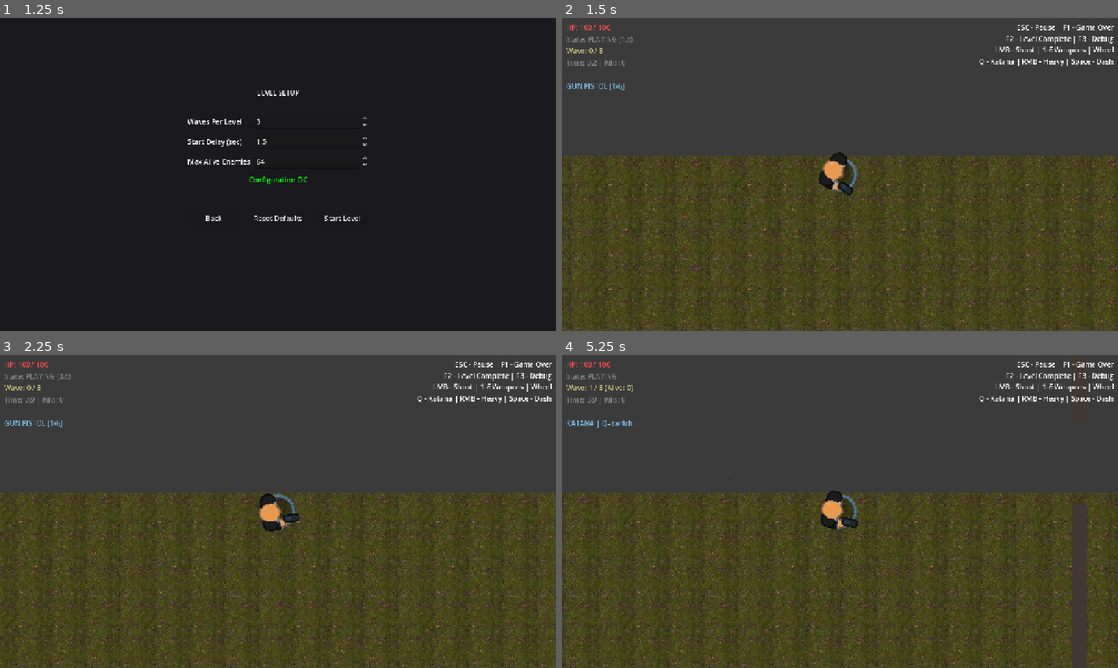
Above: before the commit, frames 1-4 (two rows, left to right).
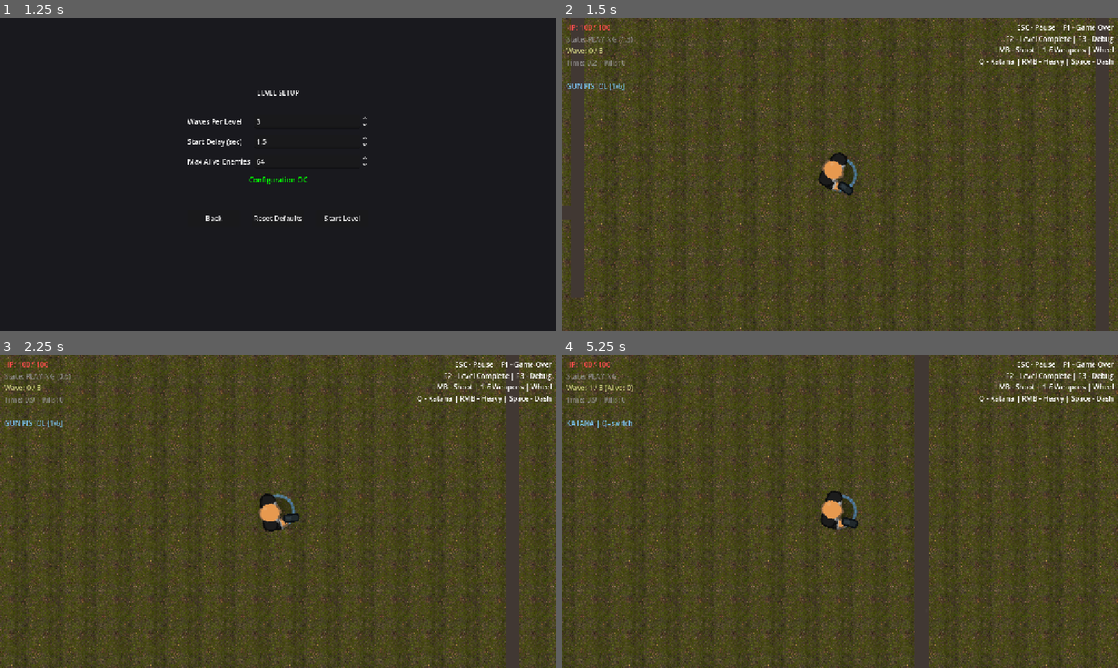
Above: after the commit, the same moments.

Repository: Alex-cat-ui/arena-shooter
Game: Godot game, scene res://scenes/app_root.tscn
Same seed, same stepped clock (60 frames per second), same inputs: the game is played once before the commit and once after it.
Inputs (mouse positions are in pixels of both pictures, inside the frame that each line leads up to):
- Up to frame 1 (1.25 s): click "New Game" at 0.5 s
- Up to frame 2 (1.5 s): click "Start Level" at 1.25 s
- Up to frame 3 (2.25 s): tap Enter at 2 s; move the mouse to (400, 495) at 2.02 s; hold D (move_right) from 2.03 s (still down); tap Space (katana_dash) at 2.1 s
- Up to frame 4 (5.25 s): move the mouse to (728, 527) at 2.77 s; release D (move_right) at 2.78 s; hold S (move_down) 2.78-3.53 s; right-click (728, 527) at 2.85 s; move the mouse to (895, 442) at 3.52 s; hold D (move_right) 3.53-4.28 s; click (895, 442) at 3.6 s; move the mouse to (812, 574) at 4.27 s; hold W (move_up) 4.28-5.03 s; tap Q (katana_toggle) at 4.35 s; move the mouse to (1006, 558) at 5.02 s; hold A (move_left) from 5.03 s (still down); tap Mouse wheel up (weapon_next) at 5.1 s

Frame 1 is identical in both runs. In frame 2, 43% of the frame differs, in the area x 0-100%, y 0-100%; in frame 3, 43%; in frame 4, 44%.

Commit message:
layout: fix closet access and remove floating wall artifacts

Diff:
--- a/src/systems/procedural_layout.gd
+++ b/src/systems/procedural_layout.gd
@@ -55,9 +55,9 @@
 const HM_CORRIDOR_MAX_ASPECT := 10.0
 const HM_CORRIDOR_SOFT_MAX_LEN_FRAC := 0.48
 const HM_CORRIDOR_HARD_MAX_LEN_FRAC := 0.72
-const INTERIOR_BLOCKER_CHANCE := 0.45
 const WALK_GRID_CELL := 16.0
-const MAX_UNREACHABLE_WALK_CELLS := 6
+const WALK_CLEARANCE_RADIUS := 16.0
+const MAX_UNREACHABLE_WALK_CELLS := 1
 const MIN_MAIN_PATH_TURNS := 1
 const MAX_MAIN_PATH_STRAIGHT_RUN := 4
 var _l_room_ids: Array = []
@@ -221,8 +221,8 @@
 	# 4.9) Apply T/U complex room shapes
 	_apply_t_u_shapes()
 
-	# 4.92) Add short interior blockers in oversized single-rect rooms.
-	_apply_interior_blockers()
+	# 4.92) Disabled for now: interior blockers create unwanted "floating walls" in rooms.
+	_interior_blocker_segs.clear()
 
 	# 5) Collect split segments from BSP tree
 	_collect_split_segments(_bsp_root)
@@ -1016,6 +1016,8 @@
 
 
 func _max_doors_for_room(room_id: int) -> int:
+	if _is_closet_room(room_id):
+		return 1
 	if room_id in _hub_ids:
 		return 3
 	if room_id in _ring_ids:
@@ -1789,73 +1791,28 @@
 		_try_apply_t_u_shape(int(reserved_candidates[0]))
 
 
+func _is_closet_room(room_id: int) -> bool:
+	if room_id < 0 or room_id >= rooms.size():
+		return false
+	if room_id in _void_ids:
+		return false
+	var room: Dictionary = rooms[room_id]
+	if room["is_corridor"] == true:
+		return false
+	var rects: Array = room["rects"] as Array
+	if rects.size() != 1:
+		return false
+	var base := rects[0] as Rect2
+	var min_side := minf(base.size.x, base.size.y)
+	if min_side < 96.0 or min_side > 127.0:
+		return false
+	return _rect_aspect(base) <= 2.5
+
+
 func _apply_interior_blockers() -> void:
 	_interior_blocker_segs.clear()
-	var max_blockers := 4
-	var margin := 96.0
-
-	for i in range(rooms.size()):
-		if _interior_blocker_segs.size() >= max_blockers:
-			break
-		if rooms[i]["is_corridor"] == true:
-			continue
-		if rooms[i].get("is_void", false) == true:
-			continue
-
-		var rects: Array = rooms[i]["rects"] as Array
-		if rects.size() != 1:
-			continue
-		var r := rects[0] as Rect2
-		if minf(r.size.x, r.size.y) < 300.0:
-			continue
-		if r.get_area() < 140000.0:
-			continue
-		if randf() > INTERIOR_BLOCKER_CHANCE:
-			continue
-
-		var prefer_horizontal := r.size.x >= r.size.y
-		if prefer_horizontal:
-			var seg_len_max := minf(320.0, r.size.x - margin * 2.0)
-			if seg_len_max < 160.0:
-				continue
-			var seg_len := randf_range(160.0, seg_len_max)
-			var x0_min := r.position.x + margin
-			var x0_max := r.end.x - margin - seg_len
-			if x0_max < x0_min:
-				continue
-			var x0 := randf_range(x0_min, x0_max)
-			var y := clampf(
-				r.get_center().y + randf_range(-56.0, 56.0),
-				r.position.y + margin,
-				r.end.y - margin
-			)
-			_interior_blocker_segs.append({
-				"type": "H",
-				"pos": y,
-				"t0": x0,
-				"t1": x0 + seg_len,
-			})
-		else:
-			var seg_len_max := minf(320.0, r.size.y - margin * 2.0)
-			if seg_len_max < 160.0:
-				continue
-			var seg_len := randf_range(160.0, seg_len_max)
-			var y0_min := r.position.y + margin
-			var y0_max := r.end.y - margin - seg_len
-			if y0_max < y0_min:
-				continue
-			var y0 := randf_range(y0_min, y0_max)
-			var x := clampf(
-				r.get_center().x + randf_range(-56.0, 56.0),
-				r.position.x + margin,
-				r.end.x - margin
-			)
-			_interior_blocker_segs.append({
-				"type": "V",
-				"pos": x,
-				"t0": y0,
-				"t1": y0 + seg_len,
-			})
+	# Disabled: these blockers frequently read as random "wall-in-the-middle" artifacts.
+	return
 
 
 func _try_apply_t_u_shape(room_id: int) -> bool:
@@ -2831,10 +2788,12 @@
 		var seg_len := seg_t1 - seg_t0
 		if seg_len <= 1.0:
 			continue
+		var wr: Rect2
 		if seg_type == "H":
-			wall_rects.append(Rect2(seg_t0 - 2.0, seg_pos - wall_t * 0.5, seg_len + 4.0, wall_t))
+			wr = Rect2(seg_t0 - 2.0, seg_pos - wall_t * 0.5, seg_len + 4.0, wall_t)
 		else:
-			wall_rects.append(Rect2(seg_pos - wall_t * 0.5, seg_t0 - 2.0, wall_t, seg_len + 4.0))
+			wr = Rect2(seg_pos - wall_t * 0.5, seg_t0 - 2.0, wall_t, seg_len + 4.0)
+		wall_rects.append(wr.grow(WALK_CLEARANCE_RADIUS))
 
 	var cell := WALK_GRID_CELL
 	var cols := maxi(int(ceilf(_arena.size.x / cell)), 1)
@@ -3055,6 +3014,7 @@
 	# - gut rects are forbidden
 	# - closet rooms allowed only as single-rect non-corridor, max 2 per layout
 	var closet_count := 0
+	var closet_ids: Array = []
 	for i in solid_ids:
 		var room: Dictionary = rooms[i]
 		var is_corridor: bool = room["is_corridor"] == true
@@ -3068,14 +3028,16 @@
 		if is_corridor:
 			continue
 
-		if rects.size() == 1:
-			var base := rects[0] as Rect2
-			var min_side := minf(base.size.x, base.size.y)
-			if min_side >= 96.0 and min_side <= 127.0 and _rect_aspect(base) <= 2.5:
-				closet_count += 1
+		if _is_closet_room(i):
+			closet_count += 1
+			closet_ids.append(i)
 
 	if closet_count > 2:
 		return false
+	for cid in closet_ids:
+		var cdeg := (_door_adj[int(cid)] as Array).size() if _door_adj.has(int(cid)) else 0
+		if cdeg != 1:
+			return false
 
 	for i in range(rooms.size()):
 		if rooms[i]["is_corridor"] != true:
@@ -3169,6 +3131,7 @@
 			return false
 
 	# Dead-end rules for solid non-corridor rooms:
+	# - closets are handled separately (must have exactly one entrance)
 	# - degree==1 allowed only on perimeter rooms
 	# - interior rooms must have degree >= 2
 	# - dead_end_count <= 3 and ratio <= 0.20 of perimeter rooms
@@ -3176,6 +3139,8 @@
 	var dead_end_count := 0
 	for i in solid_ids:
 		if rooms[i]["is_corridor"] == true:
+			continue
+		if i in closet_ids:
 			continue
 		var deg: int = (_door_adj[i] as Array).size() if _door_adj.has(i) else 0
 		var is_perimeter := _room_touch_perimeter(i)
--- a/tests/test_layout_stats.gd
+++ b/tests/test_layout_stats.gd
@@ -32,6 +32,7 @@
 	var total_count_rooms := 0
 	var total_count_corridors := 0
 	var total_closets := 0
+	var total_closet_bad_entries := 0
 	var total_gut_rects := 0
 	var total_bad_edge_corridors := 0
 	var total_dead_ends := 0
@@ -53,6 +54,7 @@
 		var count_rooms := 0
 		var count_corridors := 0
 		var closets_count := 0
+		var closet_bad_entries_found := 0
 		var gut_rects_found := 0
 		var bad_edge_corridors_found := 0
 		var dead_end_count := 0
@@ -87,20 +89,19 @@
 				if layout._is_gut_rect(r):
 					gut_rects_found += 1
 
-			if not is_corridor and rects.size() == 1:
-				var base := rects[0] as Rect2
-				var min_side := minf(base.size.x, base.size.y)
-				var aspect := maxf(base.size.x, base.size.y) / maxf(min_side, 1.0)
-				if min_side >= 96.0 and min_side <= 127.0 and aspect <= 2.5:
-					closets_count += 1
+			if layout._is_closet_room(i):
+				closets_count += 1
+				if deg != 1:
+					closet_bad_entries_found += 1
 
-		print("\n  seed=%d valid=%s mode=%s count_rooms=%d count_corridors=%d closets=%d gut_rects=%d bad_edge_corridors=%d dead_end=%d notched=%d t_u=%d" % [
+		print("\n  seed=%d valid=%s mode=%s count_rooms=%d count_corridors=%d closets=%d closet_bad_entries=%d gut_rects=%d bad_edge_corridors=%d dead_end=%d notched=%d t_u=%d" % [
 			s,
 			str(layout.valid),
 			mode_name,
 			count_rooms,
 			count_corridors,
 			closets_count,
+			closet_bad_entries_found,
 			gut_rects_found,
 			bad_edge_corridors_found,
 			dead_end_count,
@@ -116,6 +117,7 @@
 		total_count_rooms += count_rooms
 		total_count_corridors += count_corridors
 		total_closets += closets_count
+		total_closet_bad_entries += closet_bad_entries_found
 		total_gut_rects += gut_rects_found
 		total_bad_edge_corridors += bad_edge_corridors_found
 		total_dead_ends += dead_end_count
@@ -131,6 +133,7 @@
 	print("  Avg count_rooms:          %.2f" % (float(total_count_rooms) / float(SEED_COUNT)))
 	print("  Avg count_corridors:      %.2f" % (float(total_count_corridors) / float(SEED_COUNT)))
 	print("  Avg closets_count:        %.2f" % (float(total_closets) / float(SEED_COUNT)))
+	print("  Total closet bad entries: %d" % total_closet_bad_entries)
 	print("  Total gut_rects_found:    %d" % total_gut_rects)
 	print("  Total bad_edge_corridors: %d" % total_bad_edge_corridors)
 	print("  Avg dead_end_count:       %.2f" % (float(total_dead_ends) / float(SEED_COUNT)))
@@ -149,5 +152,10 @@
 	print("LAYOUT STATS TEST COMPLETE")
 	print("=".repeat(60))
 
-	var has_errors := invalid_count > 0 or total_gut_rects > 0 or total_bad_edge_corridors > 0
+	var has_errors := (
+		invalid_count > 0
+		or total_gut_rects > 0
+		or total_bad_edge_corridors > 0
+		or total_closet_bad_entries > 0
+	)
 	get_tree().quit(1 if has_errors else 0)
--- a/tests/test_layout_visual_regression.gd
+++ b/tests/test_layout_visual_regression.gd
@@ -6,10 +6,10 @@
 const SEED_COUNT := 50
 const ARENA := Rect2(-1100, -1100, 2200, 2200)
 const MAX_AVG_OPEN_OVERSIZED := 2.20
-const MIN_AVG_BLOCKERS := 0.35
+const MIN_AVG_BLOCKERS := 0.0
 const MAX_LINEAR_PATH_FAILS := 0
 const MAX_WALKABILITY_FAILS := 0
-const MAX_UNREACHABLE_CELLS_PER_LAYOUT := 6
+const MAX_UNREACHABLE_CELLS_PER_LAYOUT := 1
 
 
 func _ready() -> void:
@@ -103,7 +103,7 @@
 	print("  total bad corridors:        %d" % total_bad_corridors)
 	print("  total bad edge corridors:   %d" % total_bad_edge_corridors)
 	print("  avg open oversized rooms:   %.2f (target <= %.2f)" % [avg_open_oversized, MAX_AVG_OPEN_OVERSIZED])
-	print("  avg blockers per layout:    %.2f (target >= %.2f)" % [avg_blockers, MIN_AVG_BLOCKERS])
+	print("  avg blockers per layout:    %.2f (target >= %.2f, currently optional)" % [avg_blockers, MIN_AVG_BLOCKERS])
 	print("  linear path failures:       %d (target <= %d)" % [linear_path_failures, MAX_LINEAR_PATH_FAILS])
 	print("  walkability failures:       %d (target <= %d)" % [walkability_failures, MAX_WALKABILITY_FAILS])
 	print("  avg unreachable cells:      %.2f" % avg_unreachable)
Not shown, changed: CHANGELOG.md
Not shown, added: Codex_character
